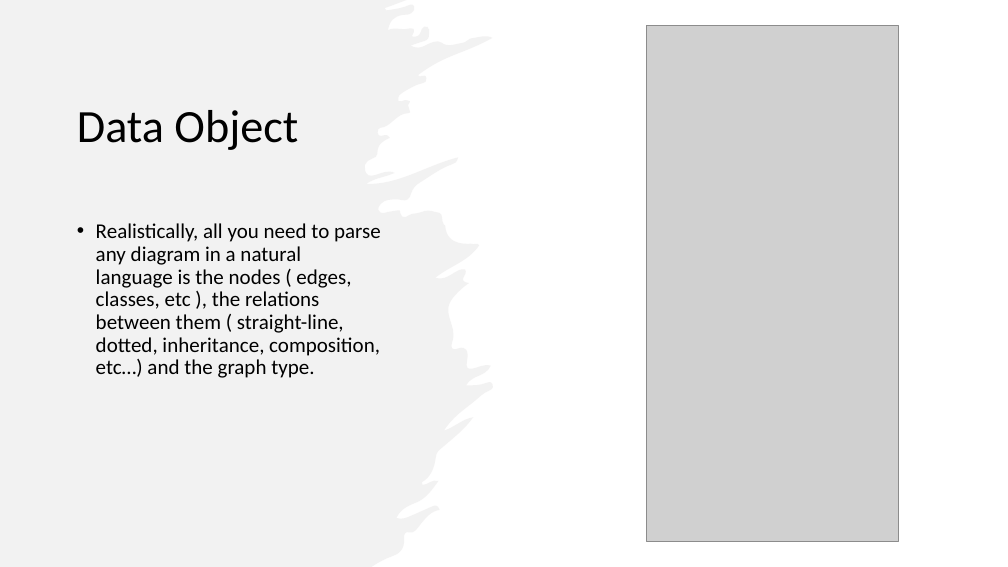
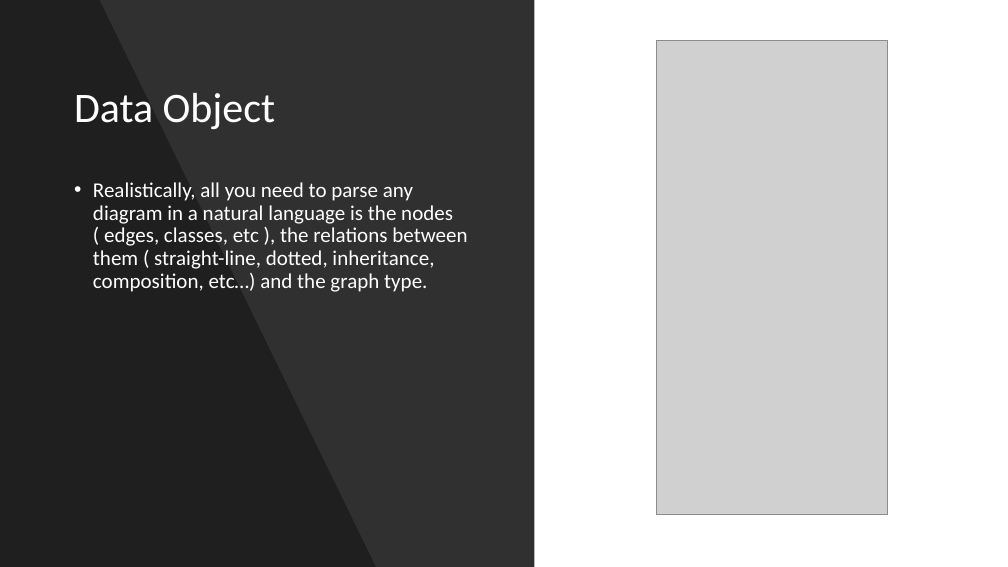
Before and after one commit to MateiMitran/MermaidParseAPI, a slide deck: slide 4 of docs/MermaidJS Plugin.pptx (slide 5 before the commit). Drawn at 1008x567 pixels with LibreOffice and Linux fonts; fonts in the diff are those of the drawing; grey boxes stand for pictures. Boxes give left, top, right and bottom in pixels: in the first picture for what was removed or moved away, otherwise in the second. Text is boxed around its words. In the diff, an @@ line names an element or a change of style, - is before the commit and + after.

```diff
--- a/docs/MermaidJS Plugin.pptx
+++ b/docs/MermaidJS Plugin.pptx
@@ background #FFFFFF to #000000 @@
@@ freeform shape: place and size @@
-freeform shape at box(0, 0, 493, 567)
+freeform shape at box(0, 0, 376, 567)
@@ freeform shape at box(0, 0, 376, 567): fill #E7E6E6 at 50% opacity to #000000 at 35% opacity @@
@@ rectangle added at box(0, 0, 1008, 567), fill #FFFFFF @@
@@ rectangle added at box(0, 0, 535, 567), fill #000000 at 81% opacity @@
@@ title "Data Object" at box(74, 93, 275, 129): size 44 to 40 pt, text colour #000000 to #FFFFFF @@
@@ picture: place and size @@
-picture at box(647, 26, 898, 541)
+picture at box(656, 40, 888, 514)
@@ text "Realistically, all you need to ...": place and size @@
-text "Realistically, all you need to ..." at box(96, 223, 381, 378)
+text "Realistically, all you need to ..." at box(93, 182, 467, 292)
@@ text "Realistically, all you need to ..." at box(93, 182, 467, 292): text colour #000000 to #FFFFFF @@
```
Also in this commit, not shown: 2 other slides changed, 3 slides removed, 7 other files.
